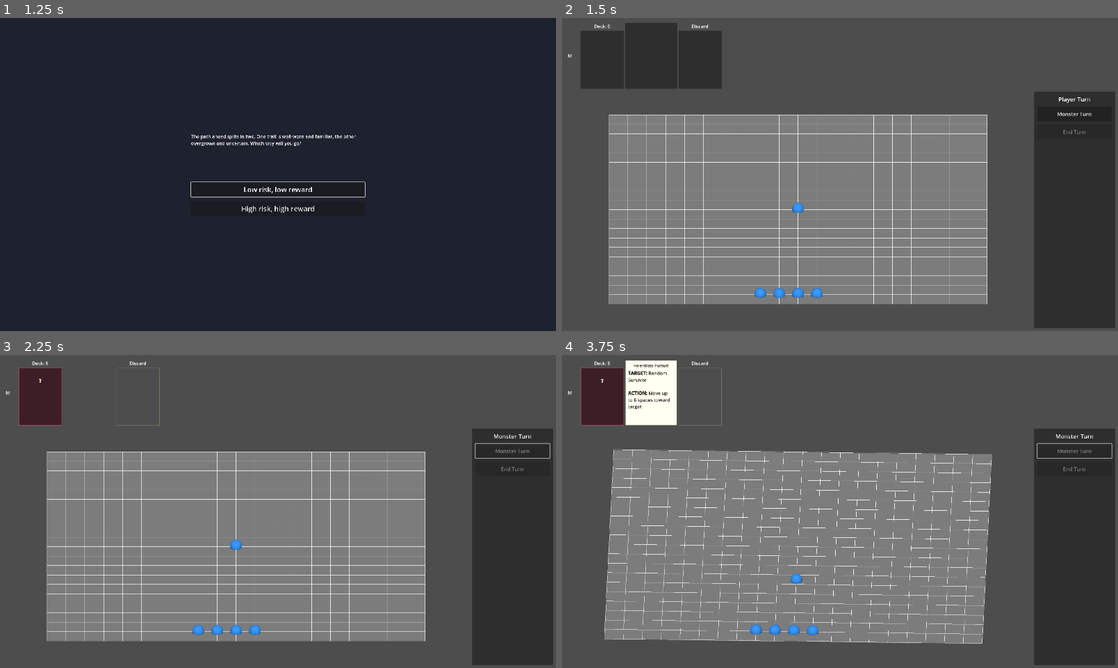
Above: before the commit, frames 1-4 (two rows, left to right).
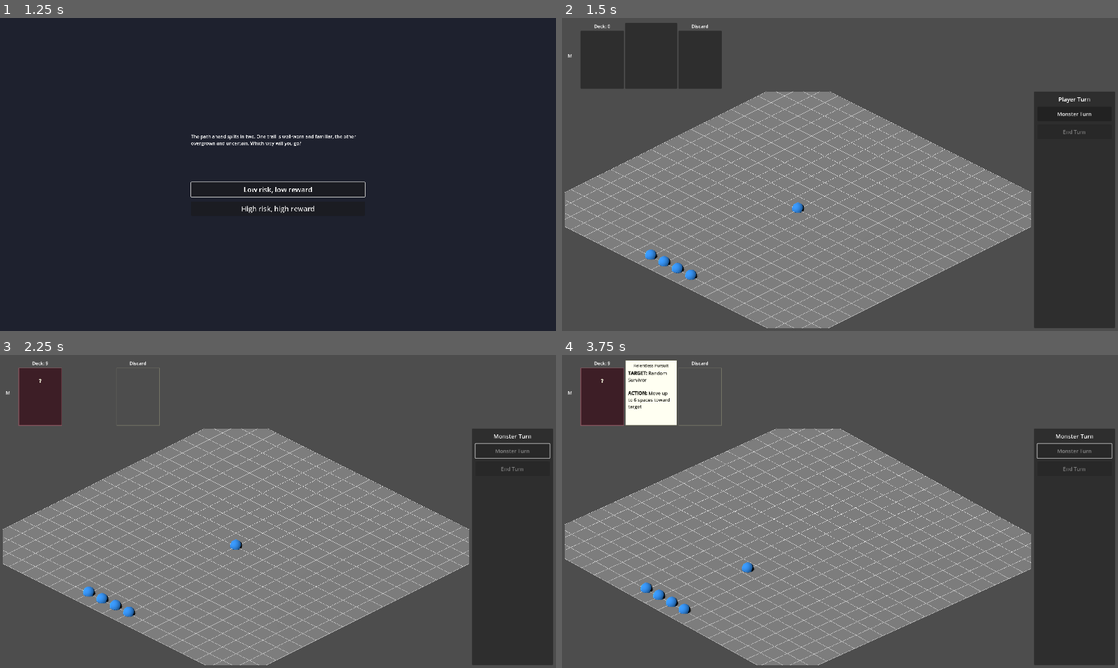
Above: after the commit, the same moments.

Repository: aartcmeijer-hash/silt-2
Game: Godot game, scene res://scenes/menus/main_menu.tscn
Same seed, same stepped clock (60 frames per second), same inputs: the game is played once before the commit and once after it.
Inputs:
- Up to frame 1 (1.25 s): click "Play" at 0.5 s
- Up to frame 2 (1.5 s): click "Low risk, low reward" at 1.25 s
- Up to frame 3 (2.25 s): click "Monster Turn" at 2 s
- Up to frame 4 (3.75 s): tap Enter at 2.75 s; hold E (rotate_right) 2.78-3.53 s; hold Q (rotate_left) from 3.53 s (still down)

Frame 1 is identical in both runs. In frame 2, 17% of the frame differs, in the area x 0-85%, y 23-100%; in frame 3, 17%; in frame 4, 17%.

Commit message:
feat: lock camera to corner angles only (45°, 135°, 225°, 315°)
Start camera at 45° and rotate in 90° increments to keep classic
isometric corner views only, removing straight-on angles.

Co-Authored-By: Claude Sonnet 4.5 <noreply@anthropic.com>

Diff:
--- a/scripts/game/tactical_game_screen.gd
+++ b/scripts/game/tactical_game_screen.gd
@@ -19,7 +19,7 @@
 
 # Camera rotation state
 var camera_pivot: Node3D
-var current_angle: float = 0.0
+var current_angle: float = 45.0  # Start at corner angle
 var is_rotating: bool = false
 var rotation_tween: Tween = null
 
@@ -48,10 +48,10 @@
 		return
 
 	if event.is_action_pressed("rotate_left"):
-		rotate_camera(-45)
+		rotate_camera(-90)
 		get_viewport().set_input_as_handled()
 	elif event.is_action_pressed("rotate_right"):
-		rotate_camera(45)
+		rotate_camera(90)
 		get_viewport().set_input_as_handled()
 	elif event.is_action_pressed("ui_cancel"):
 		toggle_pause()
@@ -90,6 +90,7 @@
 		var game_world = $VBoxContainer/HBoxContainer/SubViewportContainer/SubViewport/GameWorld
 		game_world.add_child(camera_pivot)
 		camera_pivot.position = Vector3.ZERO
+		camera_pivot.rotation_degrees.y = 45.0  # Start at corner angle
 
 		# Reparent camera to pivot
 		var old_parent = camera.get_parent()
